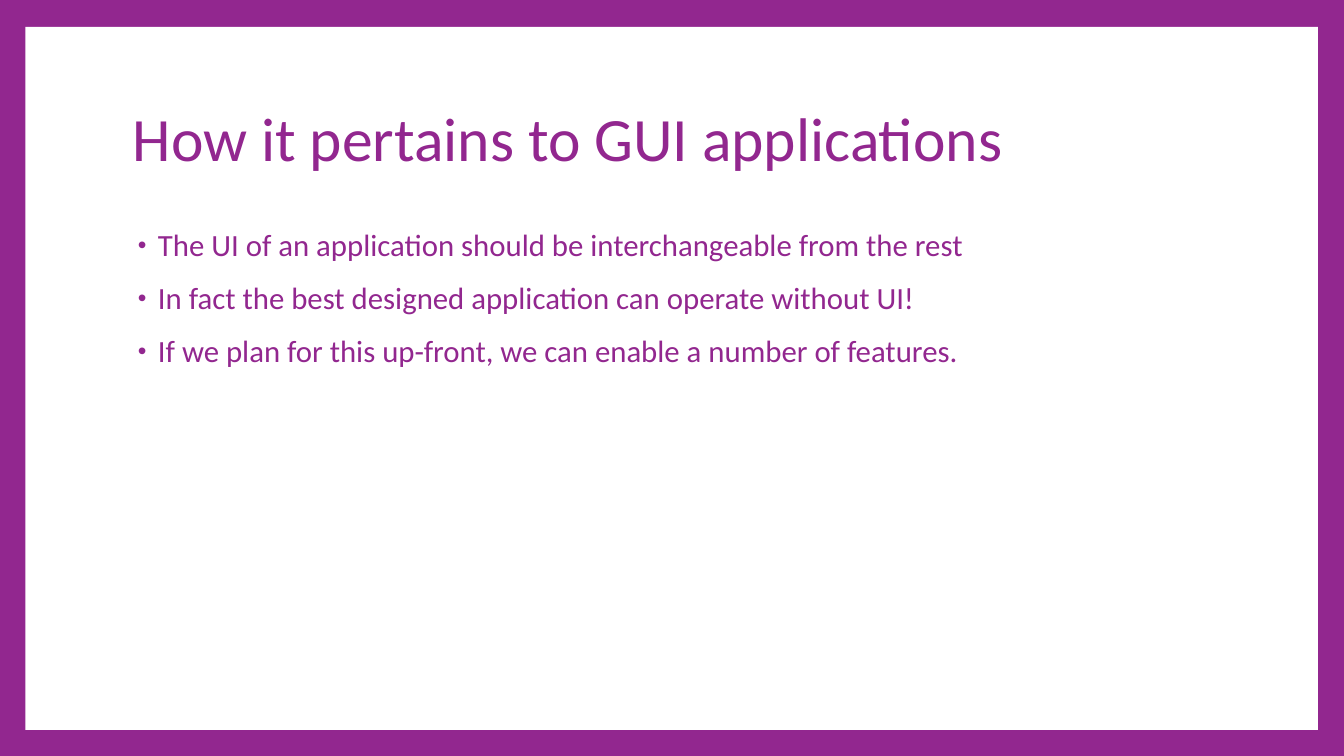
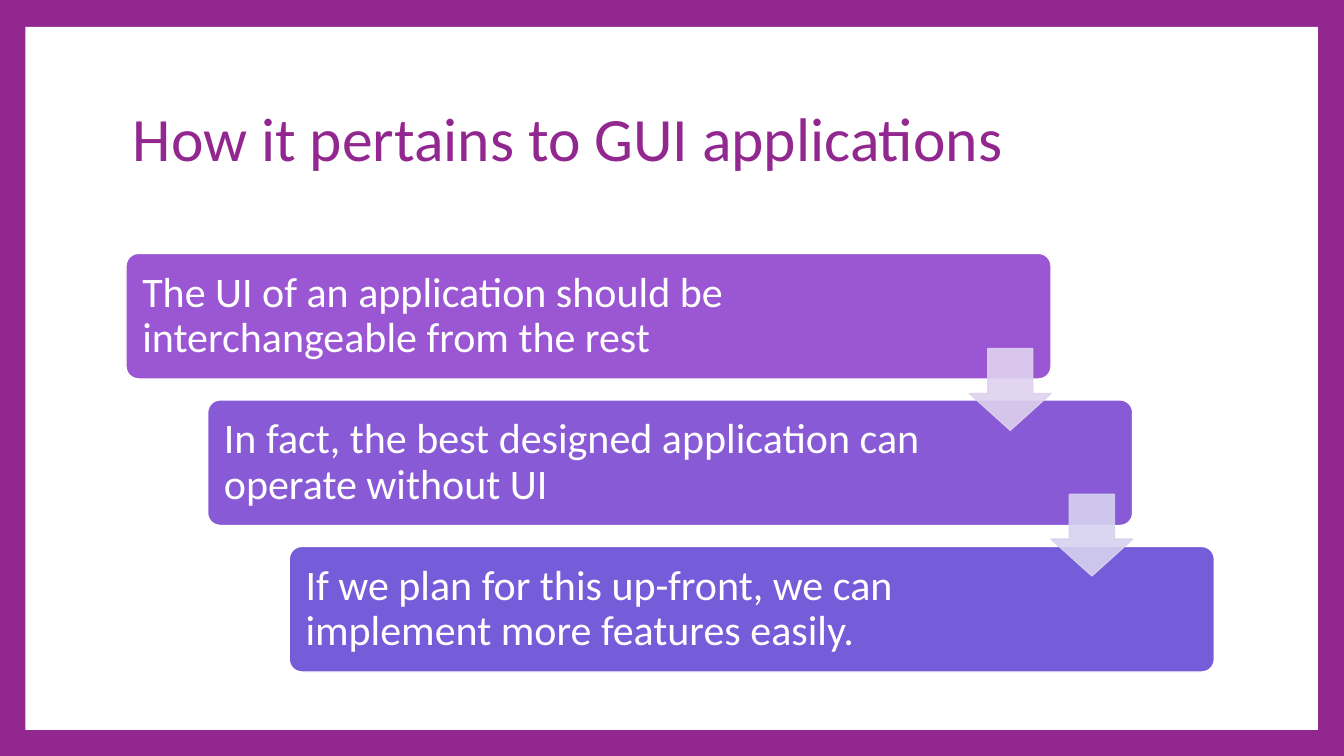
Before and after one commit to cdiggins/cs321, a slide deck: slide 5 of class-notes/cs321-winter-2023-lecture-17-architecture.pptx. Drawn at 1344x756 pixels with LibreOffice and Linux fonts; fonts in the diff are those of the drawing. Boxes give left, top, right and bottom in pixels: in the first picture for what was removed or moved away, otherwise in the second. Text is boxed around its words. In the diff, an @@ line names an element or a change of style, - is before the commit and + after.

```diff
--- a/class-notes/cs321-winter-2023-lecture-17-architecture.pptx
+++ b/class-notes/cs321-winter-2023-lecture-17-architecture.pptx
@@ text removed at (158, 234, 963, 367) @@
-• The UI of an application should be interchangeable from the rest
-• In fact the best designed application can operate without UI!
-• If we plan for this up-front, we can enable a number of features.
@@ group added at (126, 253, 1214, 672): 3 rounded rectangles, 3 texts, 2 down arrows @@
+The UI of an application should be interchangeable from the rest
+In fact, the best designed application can operate without UI
+If we plan for this up-front, we can implement more features easily.
```
Also in this commit, not shown: 6 other slides changed, 4 slides added, 20 slides removed, 5 other files.
